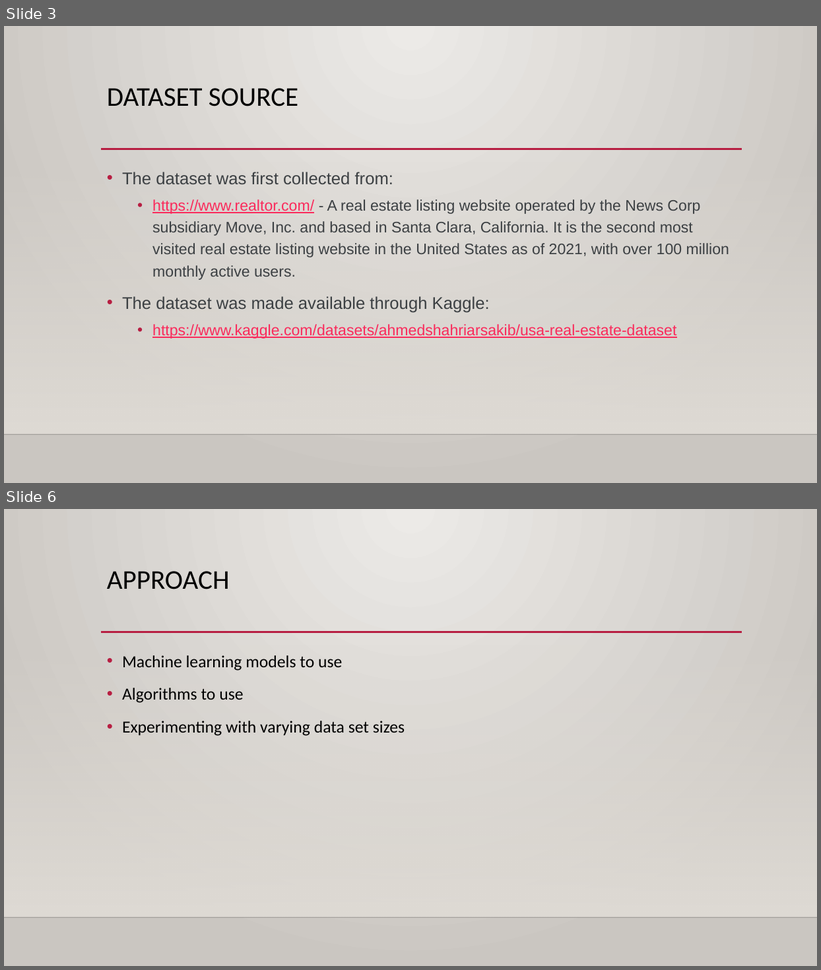
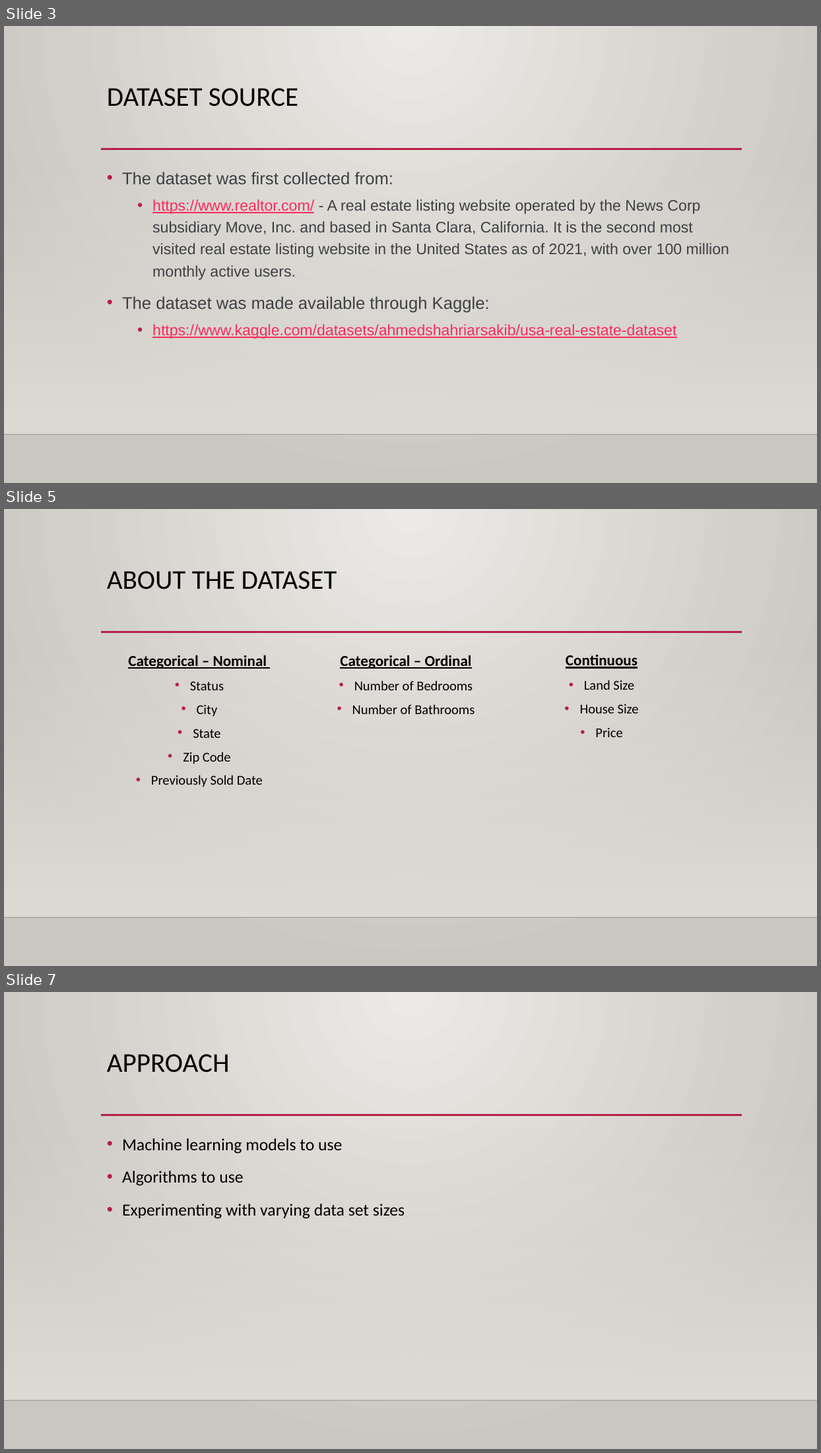
Before and after one commit to rygall/cs613_project, a slide deck: USA Real Estate Price Prediction_ryanedits.pptx. Shown one above the other, each under a label of ours: slides 3 and 6 before the commit, slides 3, 5 and 7 after it; the slides between them are not shown. The pictures are 821x970 and 821x1453 pixels, drawn with LibreOffice and Linux fonts; fonts in the diff are those of the drawing; background and template pictures are left out. Boxes give left, top, right and bottom in pixels: in the first picture for what was removed or moved away, otherwise in the second. Text is boxed around its words. In the diff, an @@ line names an element or a change of style, - is before the commit and + after.

```diff
--- a/USA Real Estate Price Prediction_ryanedits.pptx
+++ b/USA Real Estate Price Prediction_ryanedits.pptx
@@ slide 5 added at [4, 509, 817, 966], background gradient #ECEAE7 to #CAC7C1; not listed: 3 template elements that a slide beside it also shows @@
@@ title added at [107, 571, 337, 590], 32 pt, text #000000 @@
+ABOUT THE DATASET
@@ text added at [128, 655, 267, 788], 16 pt, text #000000 @@
+  Categorical – Nominal
+  • Status
+  • City
+  • State
+  • Zip Code
+  • Previously Sold Date
@@ text added at [340, 655, 475, 714], 16 pt, text #000000 @@
+  Categorical – Ordinal
+  • Number of Bedrooms
+  • Number of Bathrooms
@@ text added at [566, 655, 639, 737], 16 pt, text #000000 @@
+  Continuous
+  • Land Size
+  • House Size
+  • Price
@@ what was slide 6 is now slide 7 @@
```
Also in this commit, not shown: 3 slides changed.
